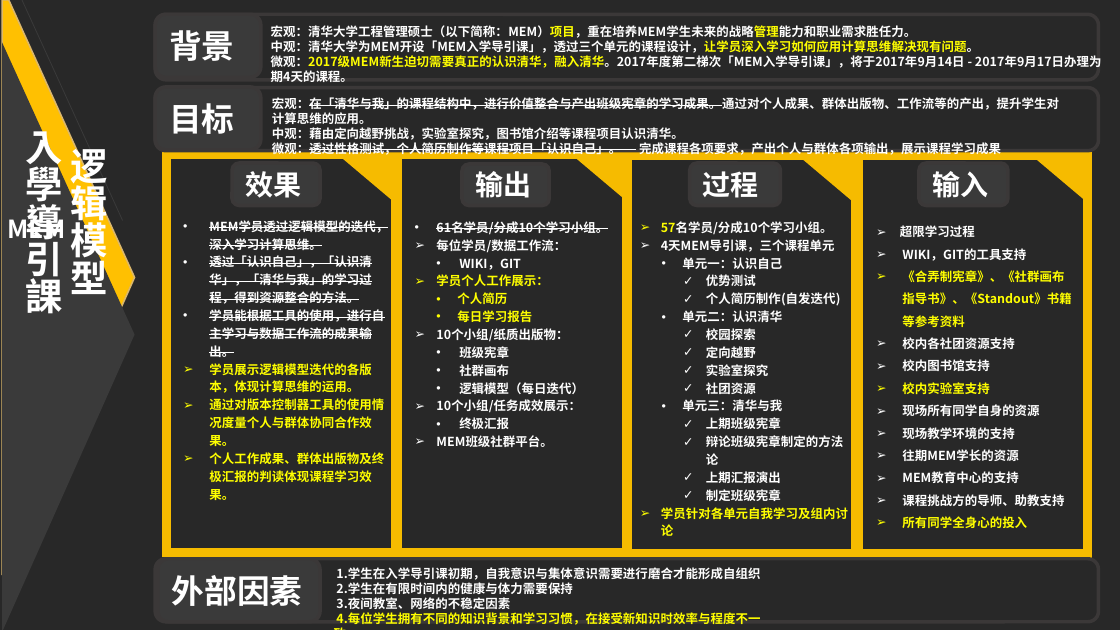
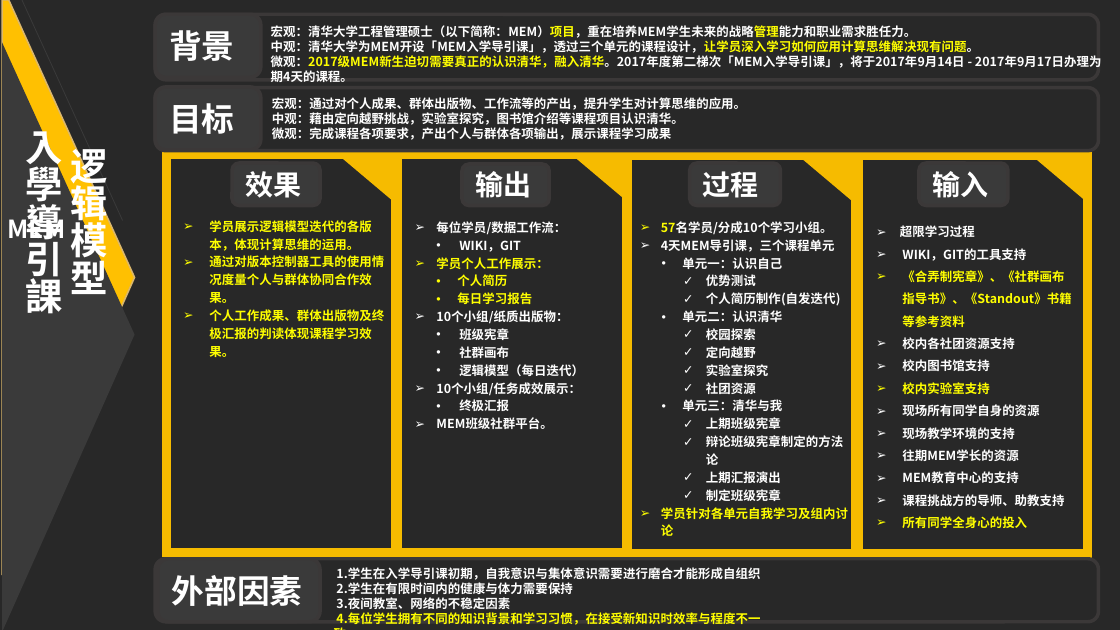
Before and after one commit to Tisingdeng/2017-TSINGHUA-MEM-Group9, a slide deck: slide 1 of 2017-MEM-2-9-贾超-学生手册逻辑模型_v1.pptx. Drawn at 1120x630 pixels with LibreOffice and Linux fonts; fonts in the diff are those of the drawing. Boxes give left, top, right and bottom in pixels: in the first picture for what was removed or moved away, otherwise in the second. Text is boxed around its words. In the diff, an @@ line names an element or a change of style, - is before the commit and + after.

Commit message:
Auto stash before merge of "master" and "origin/master"

```diff
--- a/2017-MEM-2-9-贾超-学生手册逻辑模型_v1.pptx
+++ b/2017-MEM-2-9-贾超-学生手册逻辑模型_v1.pptx
@@ text at bbox=[272, 97, 746, 110]: text changed @@
-宏观：在「清华与我」的课程结构中，进行价值整合与产出班级宪章的学习成果。通过对个人成果、群体出版物、工作流等的产出，提升学生对计算思维的应用。
+宏观：通过对个人成果、群体出版物、工作流等的产出，提升学生对计算思维的应用。
@@ text at bbox=[272, 127, 671, 140]: text changed @@
-微观：透过性格测试，个人简历制作等课程项目「认识自己」。 完成课程各项要求，产出个人与群体各项输出，展示课程学习成果
+微观：完成课程各项要求，产出个人与群体各项输出，展示课程学习成果
@@ text at bbox=[209, 220, 388, 357]: paragraphs removed @@
-• MEM学员透过逻辑模型的迭代，深入学习计算思维。
-• 透过「认识自己」，「认识清华」，「清华与我」的学习过程，得到资源整合的方法。
-• 学员能根据工具的使用，进行自主学习与数据工作流的成果输出。
@@ text at bbox=[436, 221, 608, 235]: paragraph removed @@
-• 61名学员/分成10个学习小组。
```
